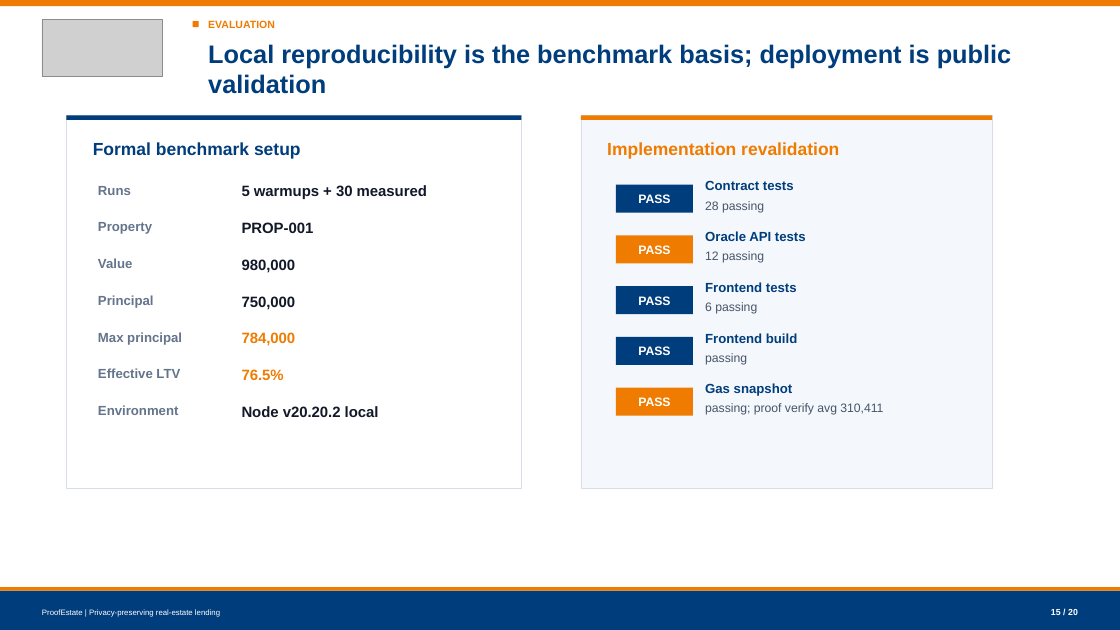
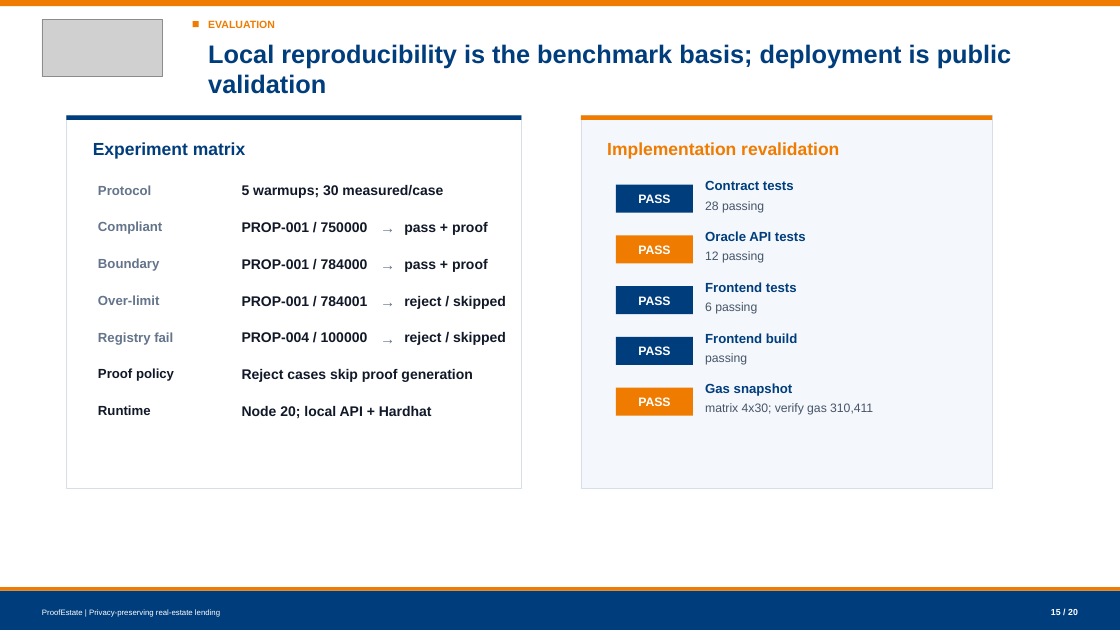
Before and after one commit to Alan42x/proofestate, a slide deck: slide 15 of slides/proofestate-nus-defense-presentation.pptx. Drawn at 1120x630 pixels with LibreOffice and Linux fonts; fonts in the diff are those of the drawing; grey boxes stand for pictures. Boxes give left, top, right and bottom in pixels: in the first picture for what was removed or moved away, otherwise in the second. Text is boxed around its words. In the diff, an @@ line names an element or a change of style, - is before the commit and + after.

Commit message:
Finalize thesis, JISA manuscript, and benchmark evidence

```diff
--- a/slides/proofestate-nus-defense-presentation.pptx
+++ b/slides/proofestate-nus-defense-presentation.pptx
@@ text at box(93, 142, 245, 159): text changed @@
-Formal benchmark setup
+Experiment matrix
@@ text at box(98, 185, 151, 195): text changed @@
-Runs
+Protocol
@@ text at box(242, 185, 443, 198): text changed; size 12.8 to 12 pt @@
-5 warmups + 30 measured
+5 warmups; 30 measured/case
@@ text at box(98, 221, 162, 234): text changed @@
-Property
+Compliant
@@ text at box(242, 222, 368, 232): text changed; size 12.8 to 12 pt @@
-PROP-001
+PROP-001 / 750000
@@ text added at box(378, 218, 397, 238), 13 pt, text #64748B, bold @@
+→
@@ text added at box(404, 222, 488, 235), 12 pt, text #111827, bold @@
+pass + proof
@@ text at box(98, 258, 159, 271): text changed @@
-Value
+Boundary
@@ text at box(242, 259, 368, 269): text changed; size 12.8 to 12 pt @@
-980,000
+PROP-001 / 784000
@@ text added at box(378, 255, 397, 275), 13 pt, text #64748B, bold @@
+→
@@ text added at box(404, 259, 488, 272), 12 pt, text #111827, bold @@
+pass + proof
@@ text at box(98, 295, 159, 305): text changed @@
-Principal
+Over-limit
@@ text at box(242, 296, 368, 306): text changed; size 12.8 to 12 pt @@
-750,000
+PROP-001 / 784001
@@ text added at box(378, 292, 397, 312), 13 pt, text #64748B, bold @@
+→
@@ text added at box(404, 296, 506, 309), 12 pt, text #111827, bold @@
+reject / skipped
@@ text added at box(378, 329, 397, 349), 13 pt, text #64748B, bold @@
+→
@@ text at box(98, 332, 173, 345): text changed @@
-Max principal
+Registry fail
@@ text at box(242, 332, 368, 342): text changed; size 12.8 to 12 pt; text colour #EF7C00 to #111827 @@
-784,000
+PROP-004 / 100000
@@ text added at box(404, 332, 506, 345), 12 pt, text #111827, bold @@
+reject / skipped
@@ text at box(98, 368, 174, 381): text changed; text colour #64748B to #111827 @@
-Effective LTV
+Proof policy
@@ text at box(242, 369, 472, 382): text changed; size 12.8 to 12 pt; text colour #EF7C00 to #111827 @@
-76.5%
+Reject cases skip proof generation
@@ text at box(98, 405, 151, 415): text changed; text colour #64748B to #111827 @@
-Environment
+Runtime
@@ text at box(242, 406, 432, 418): text changed; size 12.8 to 12 pt @@
-Node v20.20.2 local
+Node 20; local API + Hardhat
@@ text at box(705, 403, 873, 415): text changed @@
-passing; proof verify avg 310,411
+matrix 4x30; verify gas 310,411
```
Also in this commit, not shown: 3 other slides changed, 21 other files.
